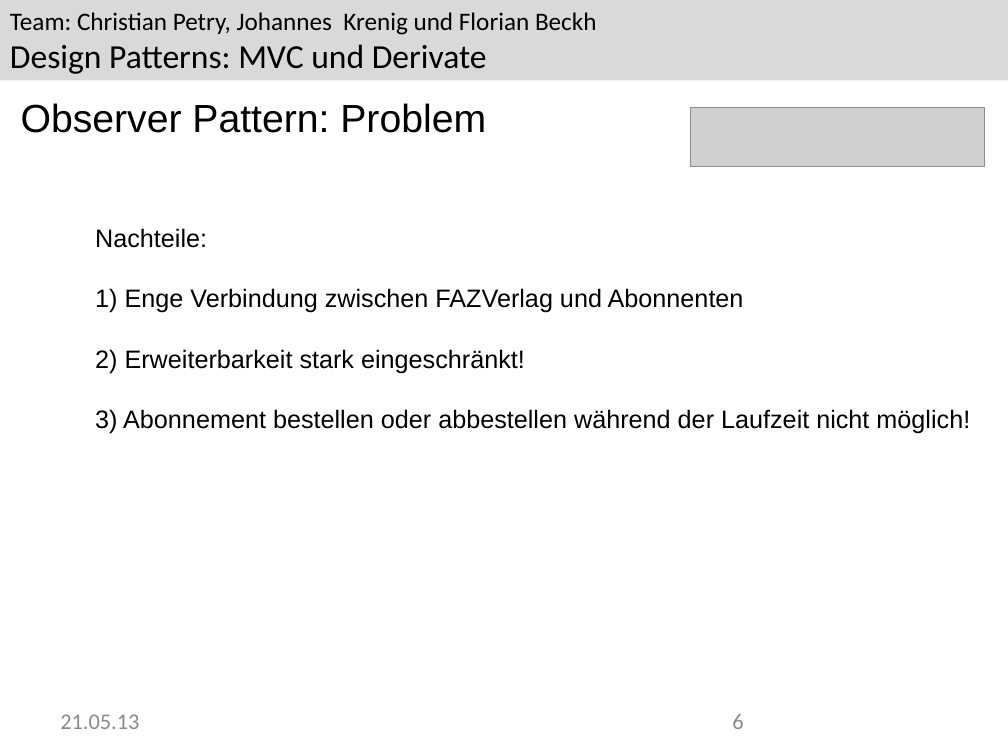
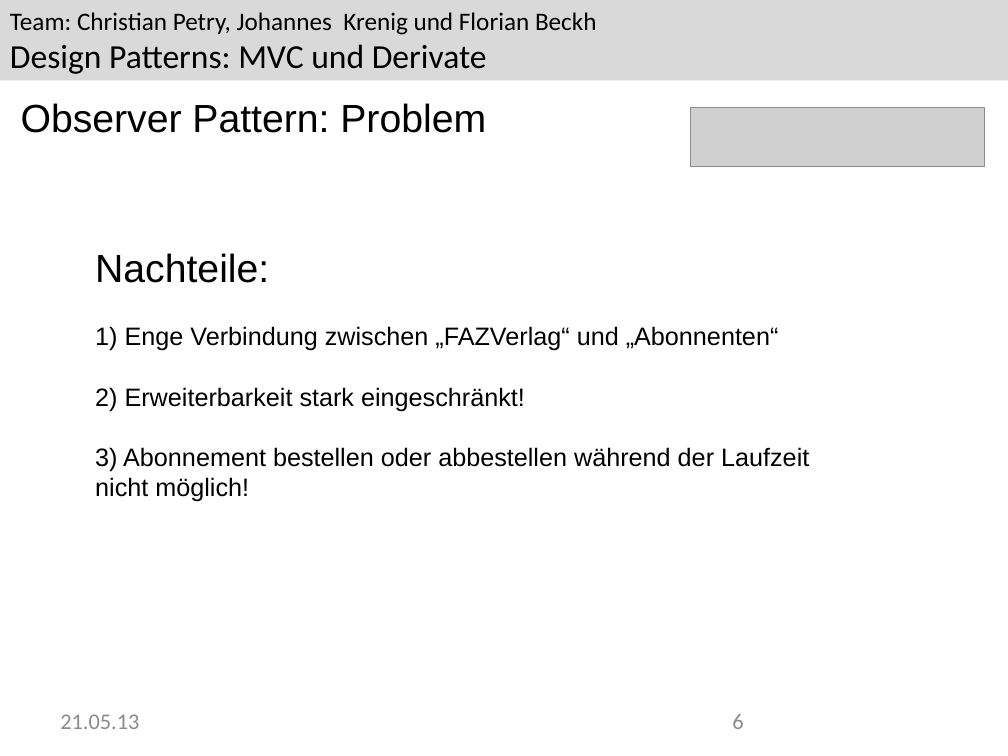
Before and after one commit to Greever/Design-Pattern-MVC, a slide deck: slide 6 of Dokumentation/Praesentation/Praesentation.pptx. Drawn at 1008x756 pixels with LibreOffice and Linux fonts; fonts in the diff are those of the drawing; grey boxes stand for pictures; background and template pictures are left out. Boxes give left, top, right and bottom in pixels: in the first picture for what was removed or moved away, otherwise in the second. Text is boxed around its words. In the diff, an @@ line names an element or a change of style, - is before the commit and + after.

```diff
--- a/Dokumentation/Praesentation/Praesentation.pptx
+++ b/Dokumentation/Praesentation/Praesentation.pptx
@@ text at bbox=[95, 253, 269, 283]: size 18 to 28 pt in "Nachteile:" @@
@@ text "Nachteile:": place and size @@
-text "Nachteile:" at bbox=[95, 228, 869, 429]
+text "Nachteile:" at bbox=[95, 253, 809, 502]
@@ text at bbox=[125, 326, 779, 351]: text changed @@
-1) Enge Verbindung zwischen FAZVerlag und Abonnenten
+1) Enge Verbindung zwischen „FAZVerlag“ und „Abonnenten“
```
Also in this commit, not shown: 10 other slides changed.
